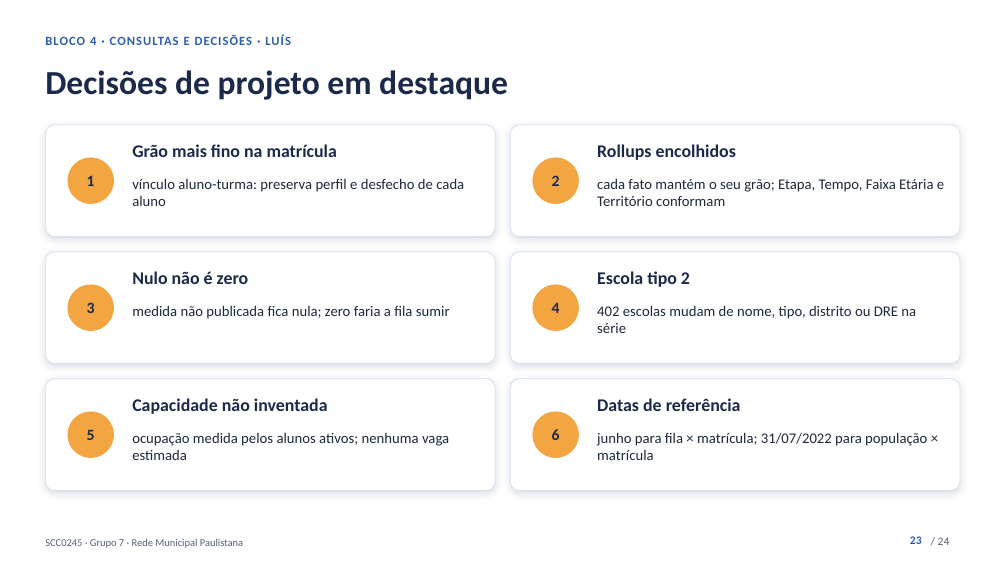
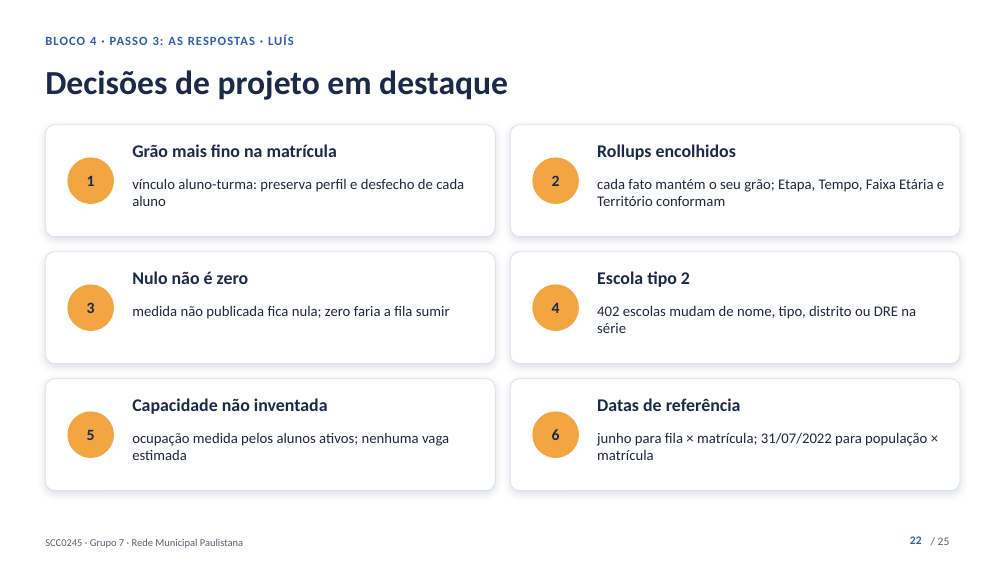
Before and after one commit to kevennlaranjeira/OLAP2026, a slide deck: slide 22 of docs/apresentacao/apresentacao-projeto1.pptx (slide 23 before the commit). Drawn at 1008x567 pixels with LibreOffice and Linux fonts; fonts in the diff are those of the drawing. Boxes give left, top, right and bottom in pixels: in the first picture for what was removed or moved away, otherwise in the second. Text is boxed around its words. In the diff, an @@ line names an element or a change of style, - is before the commit and + after.

```diff
--- a/docs/apresentacao/apresentacao-projeto1.pptx
+++ b/docs/apresentacao/apresentacao-projeto1.pptx
@@ text at bbox=[45, 34, 294, 45]: text changed @@
-BLOCO 4 · CONSULTAS E DECISÕES · LUÍS
+BLOCO 4 · PASSO 3: AS RESPOSTAS · LUÍS
@@ text at bbox=[938, 537, 950, 545]: text changed @@
-/ 24
+/ 25
```
Also in this commit, not shown: 22 other slides changed, 1 slide added, 8 other files.
